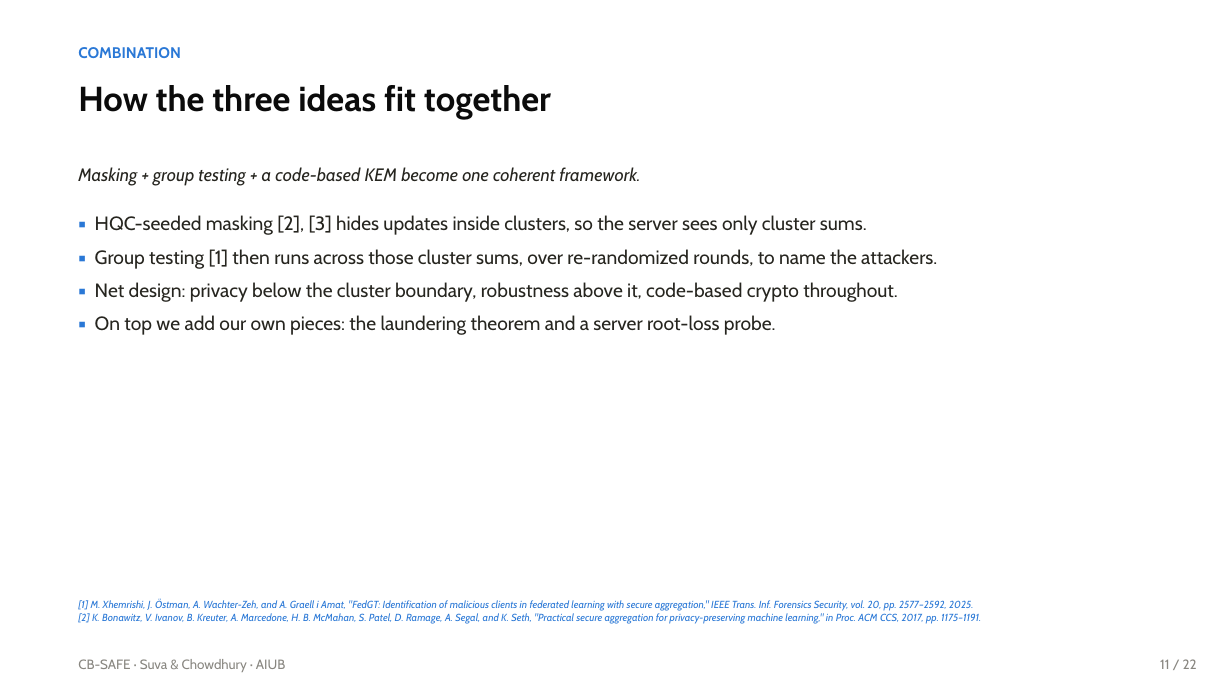
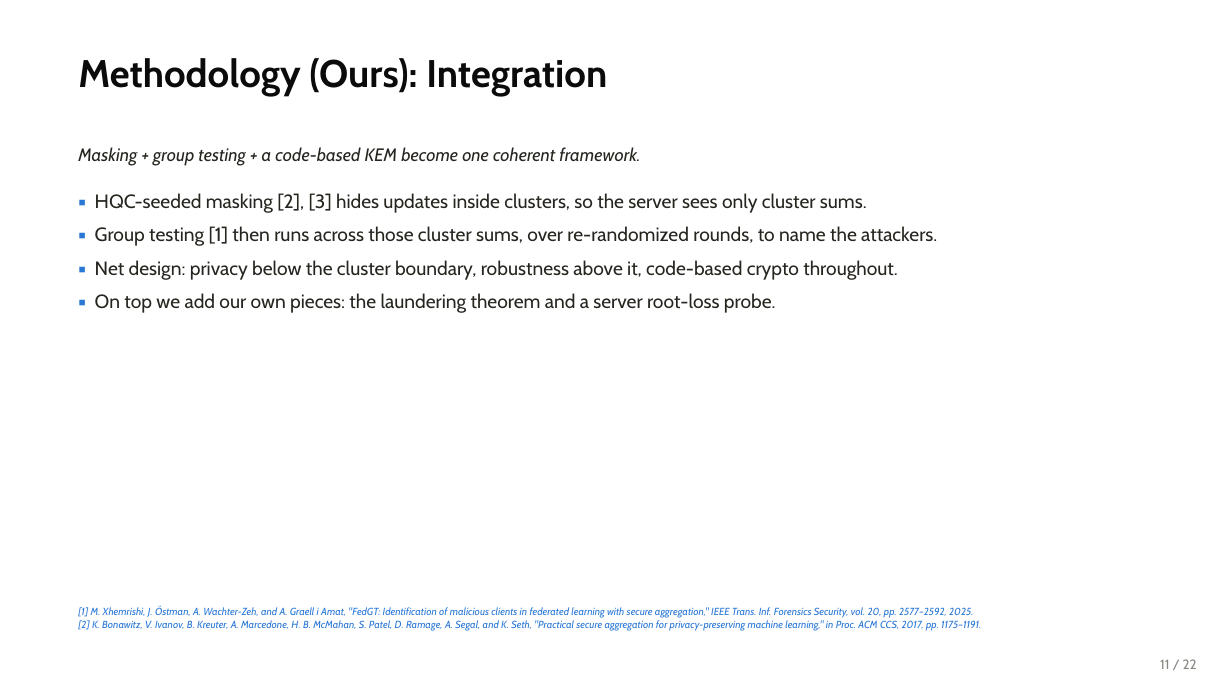
Before and after one commit to wshuv-o/cb-safe-draft, a slide deck: slide 12 of paper/cbsafe_deck.pptx. Drawn at 1232x693 pixels with LibreOffice and Linux fonts; fonts in the diff are those of the drawing. Boxes give left, top, right and bottom in pixels: in the first picture for what was removed or moved away, otherwise in the second. Text is boxed around its words. In the diff, an @@ line names an element or a change of style, - is before the commit and + after.

```diff
--- a/paper/cbsafe_deck.pptx
+++ b/paper/cbsafe_deck.pptx
@@ text removed at (x1=78, y1=47, x2=181, y2=58) @@
-COMBINATION
@@ text added at (x1=78, y1=58, x2=607, y2=96), 30 pt, text #0B0B0B, bold @@
+Methodology (Ours): Integration
@@ text removed at (x1=78, y1=85, x2=551, y2=119) @@
-How the three ideas fit together
@@ text "Masking + group testing + ..." moved from (x1=78, y1=167, x2=640, y2=186) to (x1=78, y1=147, x2=640, y2=166) @@
@@ text "▪ HQC-seeded masking [2], [3] ..." moved from (x1=95, y1=215, x2=937, y2=335) to (x1=95, y1=193, x2=937, y2=313) @@
@@ text "[1] M. Xhemrishi, J. Östman, ..." moved from (x1=78, y1=599, x2=981, y2=624) to (x1=78, y1=607, x2=981, y2=631) @@
@@ text removed at (x1=78, y1=659, x2=285, y2=672) @@
-CB-SAFE · Suva & Chowdhury · AIUB
```
Also in this commit, not shown: 23 other slides changed, 32 other files.
